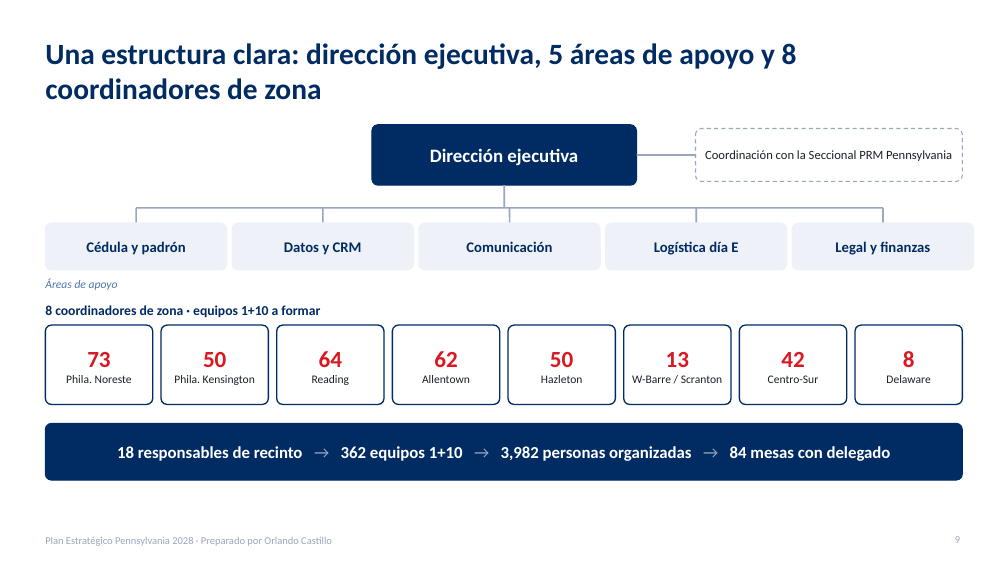
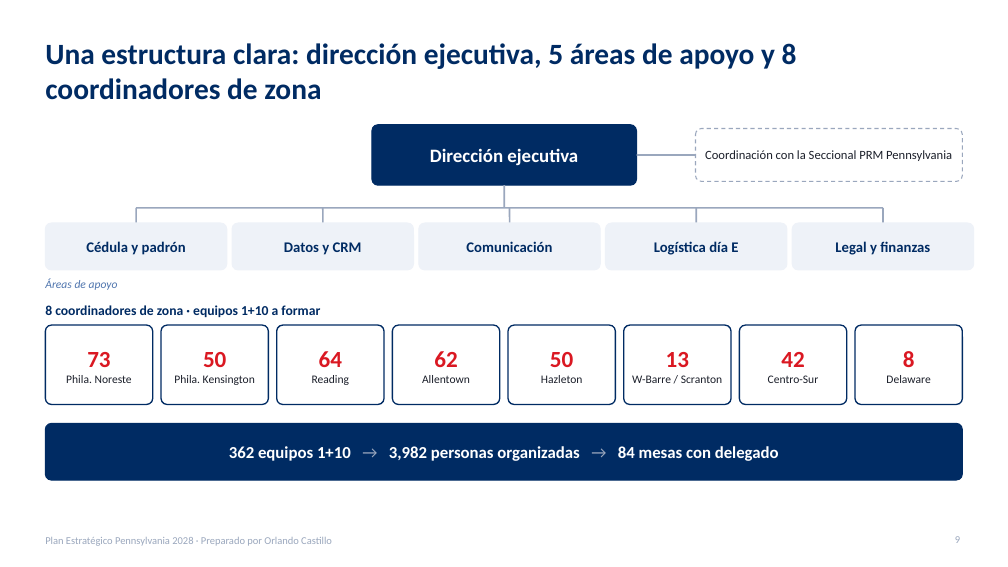
Before and after one commit to rcastillo9556/pdf-toolkit, a slide deck: slide 9 of presentaciones/Plan_Estrategico_Pennsylvania_2028.pptx. Drawn at 1008x567 pixels with LibreOffice and Linux fonts; fonts in the diff are those of the drawing. Boxes give left, top, right and bottom in pixels: in the first picture for what was removed or moved away, otherwise in the second. Text is boxed around its words. In the diff, an @@ line names an element or a change of style, - is before the commit and + after.

```diff
--- a/presentaciones/Plan_Estrategico_Pennsylvania_2028.pptx
+++ b/presentaciones/Plan_Estrategico_Pennsylvania_2028.pptx
@@ text at box(229, 446, 779, 461): text changed @@
-18 responsables de recinto → 362 equipos 1+10 → 3,982 personas organizadas → 84 mesas con delegado
+362 equipos 1+10 → 3,982 personas organizadas → 84 mesas con delegado
```
Also in this commit, not shown: 6 other slides changed, 1 other file.
